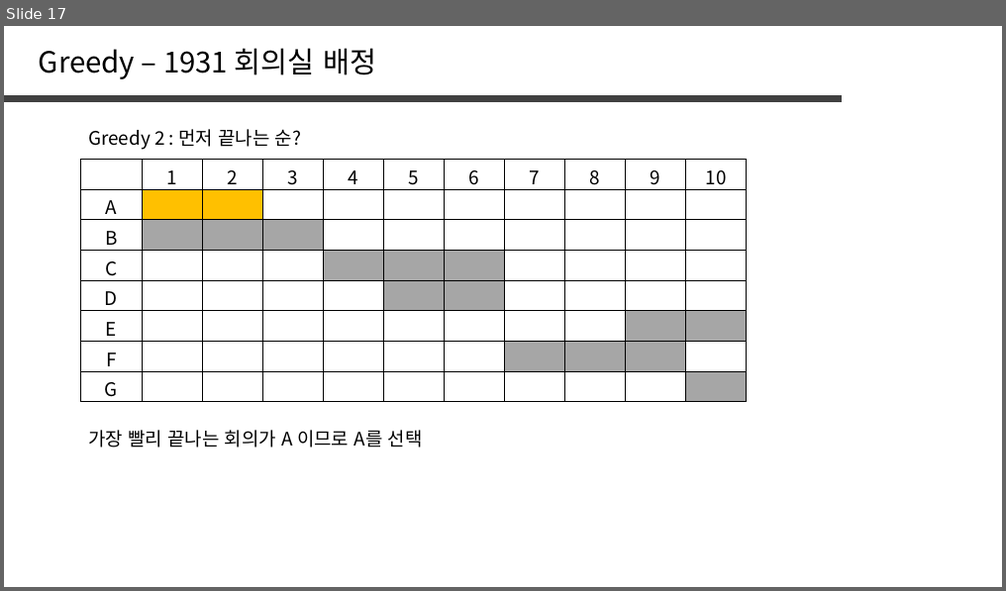
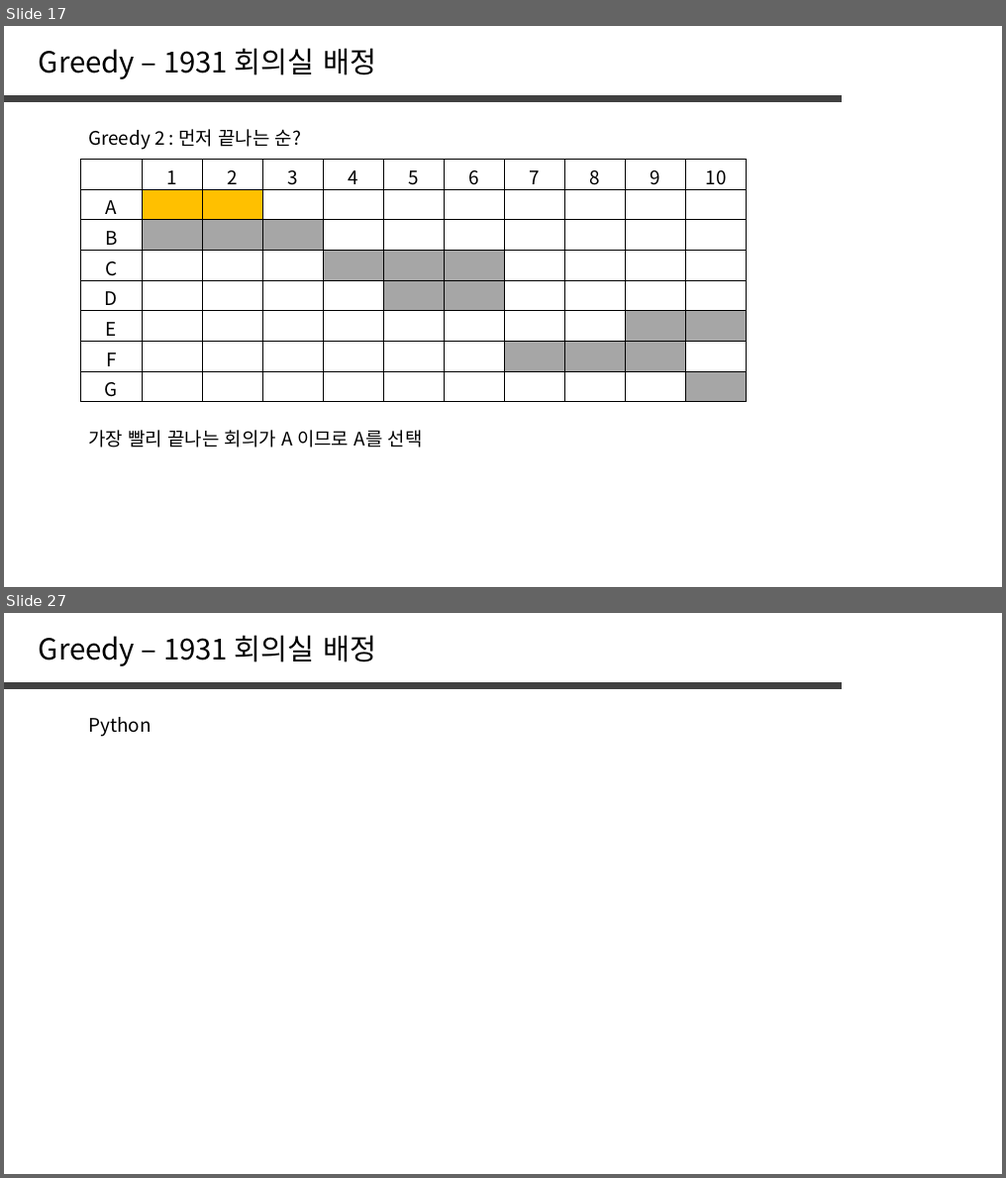
Before and after one commit to jaehoo1/PS-study, a slide deck: study/6_Greedy.pptx. Shown one above the other, each under a label of ours: slide 17 before the commit, slides 17 and 27 after it; the slides between them are not shown. The pictures are 1006x591 and 1006x1178 pixels, drawn with LibreOffice and Linux fonts; fonts in the diff are those of the drawing. Boxes give left, top, right and bottom in pixels: in the first picture for what was removed or moved away, otherwise in the second. Text is boxed around its words. In the diff, an @@ line names an element or a change of style, - is before the commit and + after.

```diff
--- a/study/6_Greedy.pptx
+++ b/study/6_Greedy.pptx
@@ slide 27 added at (x1=4, y1=613, x2=1002, y2=1174), background #FFFFFF @@
@@ text added at (x1=39, y1=635, x2=376, y2=666), 28 pt, text #000000 @@
+Greedy – 1931 회의실 배정
@@ line added from (4, 685) to (843, 685), #404040 6 pt @@
@@ text added at (x1=88, y1=717, x2=151, y2=737), 18 pt, text #000000 @@
+Python
```
Also in this commit, not shown: 5 slides changed, 5 other slides added.
